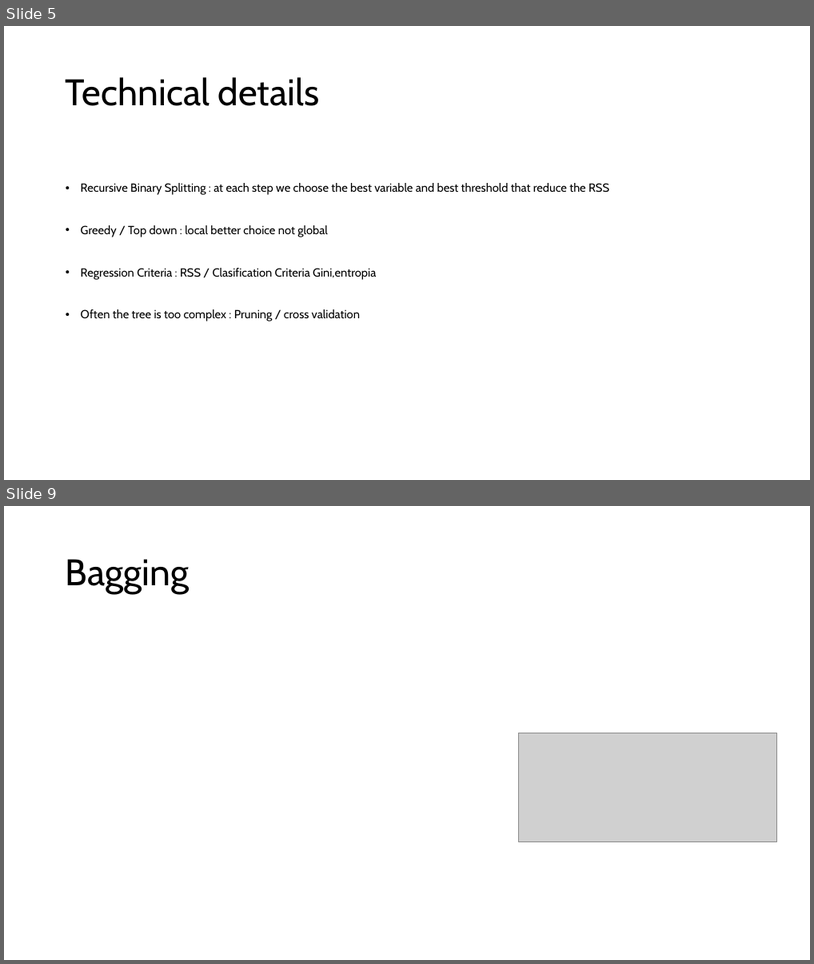
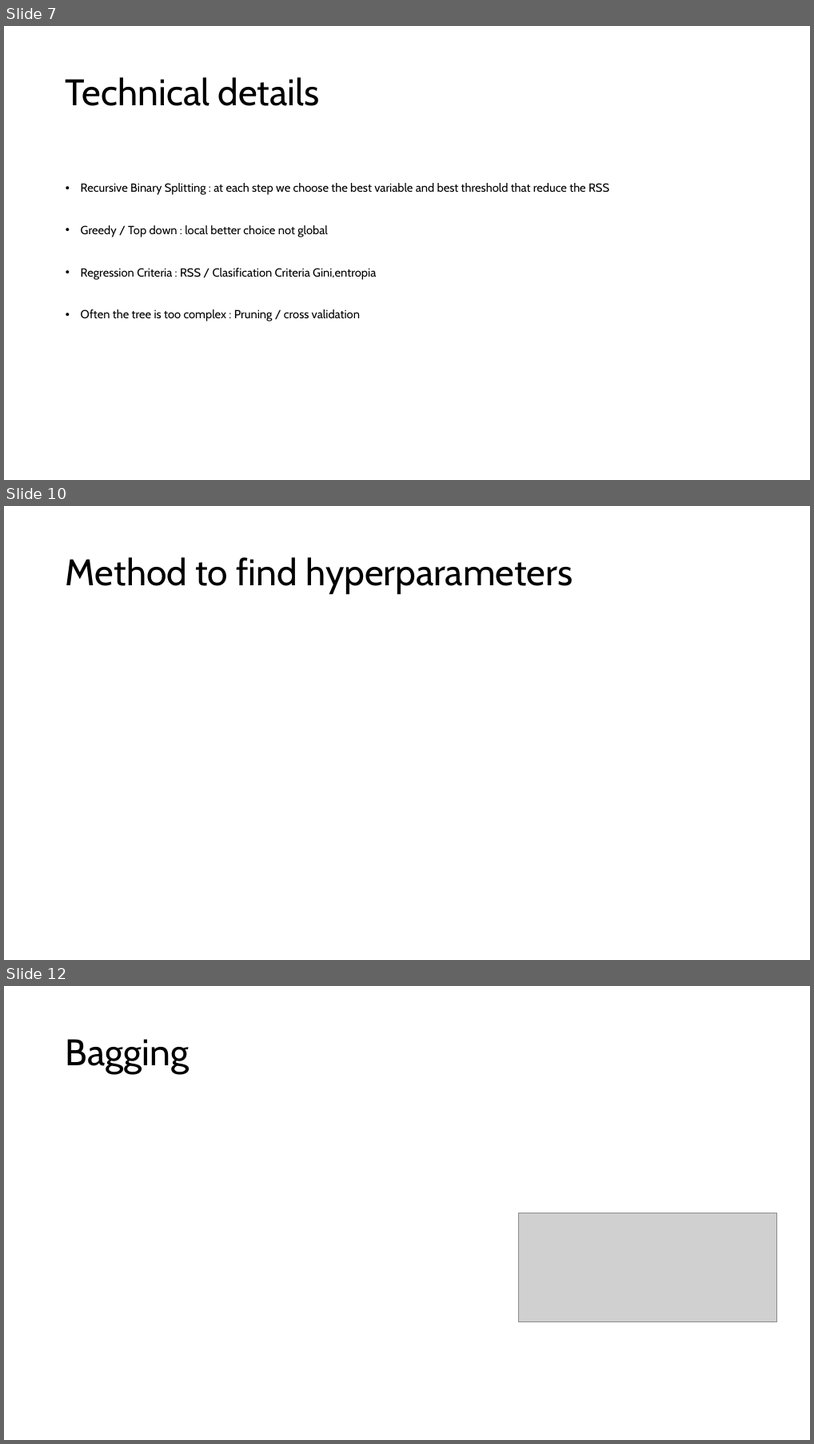
Before and after one commit to maissa777/machine_learning_base_presentation, a slide deck: tree_and_ensemble_method.pptx. Shown one above the other, each under a label of ours: slides 5 and 9 before the commit, slides 7, 10 and 12 after it; the slides between them are not shown. The pictures are 814x964 and 814x1444 pixels, drawn with LibreOffice and Linux fonts; fonts in the diff are those of the drawing; grey boxes stand for pictures. Boxes give left, top, right and bottom in pixels: in the first picture for what was removed or moved away, otherwise in the second. Text is boxed around its words. In the diff, an @@ line names an element or a change of style, - is before the commit and + after.

```diff
--- a/tree_and_ensemble_method.pptx
+++ b/tree_and_ensemble_method.pptx
@@ slide 10 added at box(4, 506, 810, 960), background #FFFFFF @@
@@ title added at box(66, 557, 574, 594), 44 pt, text #000000 @@
+Method to find hyperparameters
@@ what was slide 5 is now slide 7 @@
@@ what was slide 9 is now slide 12 @@
```
Also in this commit, not shown: 4 slides changed, 4 other slides added, 1 slide removed, 2 other files.
